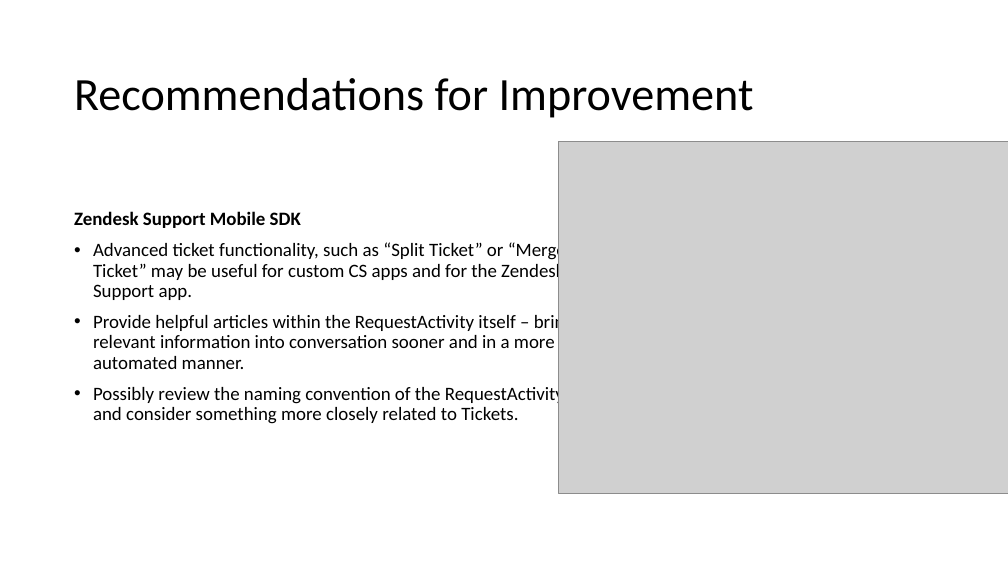
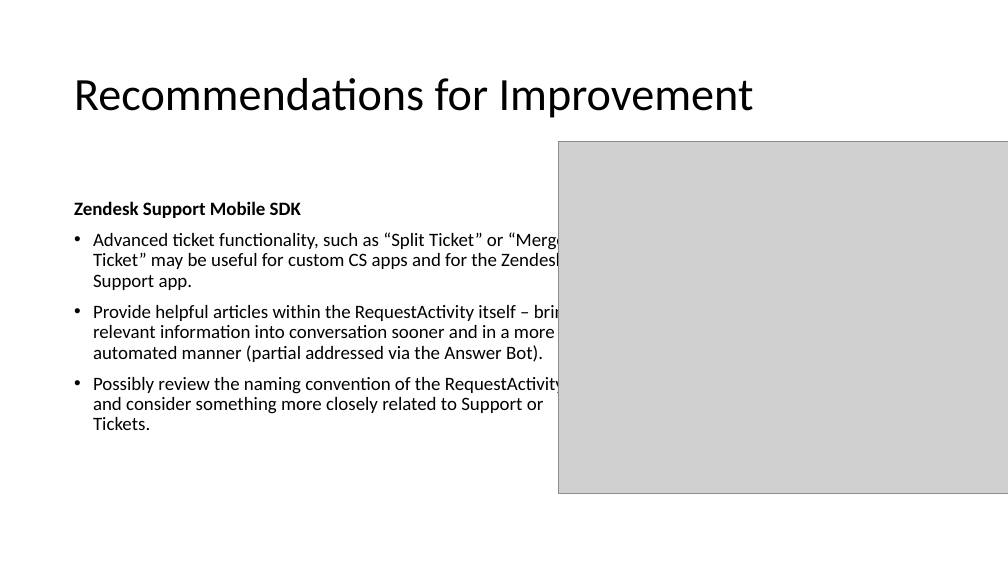
Before and after one commit to michaelodonnell/zendesk-exercise, a slide deck: slide 18 of Presentation + App/Presentation.pptx (slide 15 before the commit). Drawn at 1008x567 pixels with LibreOffice and Linux fonts; fonts in the diff are those of the drawing; grey boxes stand for pictures. Boxes give left, top, right and bottom in pixels: in the first picture for what was removed or moved away, otherwise in the second. Text is boxed around its words. In the diff, an @@ line names an element or a change of style, - is before the commit and + after.

Commit message:
Presentation Update

```diff
--- a/Presentation + App/Presentation.pptx
+++ b/Presentation + App/Presentation.pptx
@@ text at (x1=93, y1=302, x2=574, y2=430): text changed @@
-• Provide helpful articles within the RequestActivity itself – bring relevant information into conversation sooner and in a more automated manner.
-• Possibly review the naming convention of the RequestActivity and consider something more closely related to Tickets.
+• Provide helpful articles within the RequestActivity itself – bring relevant information into conversation sooner and in a more automated manner (partial addressed via the Answer Bot).
+• Possibly review the naming convention of the RequestActivity and consider something more closely related to Support or Tickets.
```
Also in this commit, not shown: 8 other slides changed, 4 slides added.
